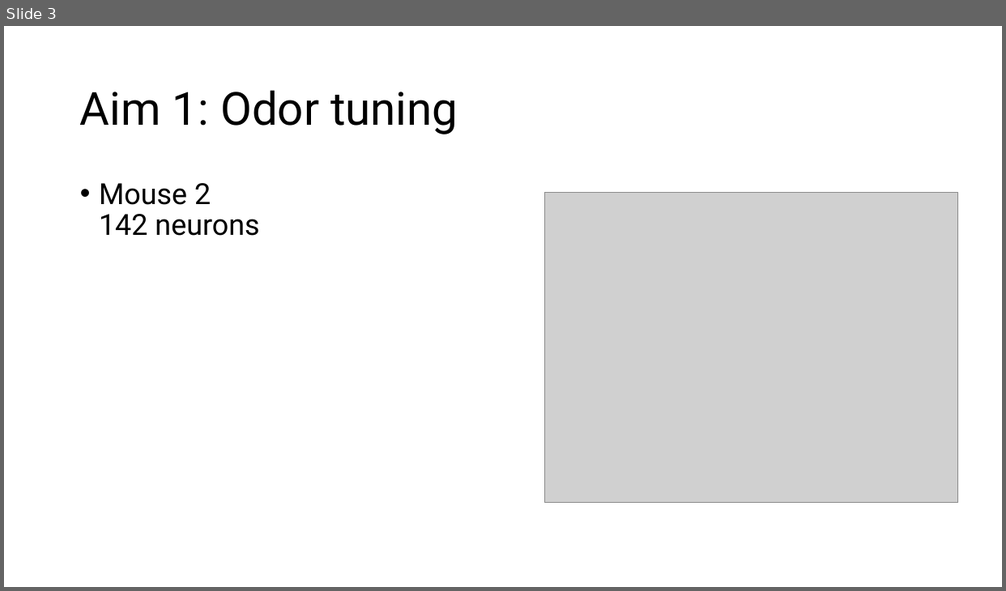
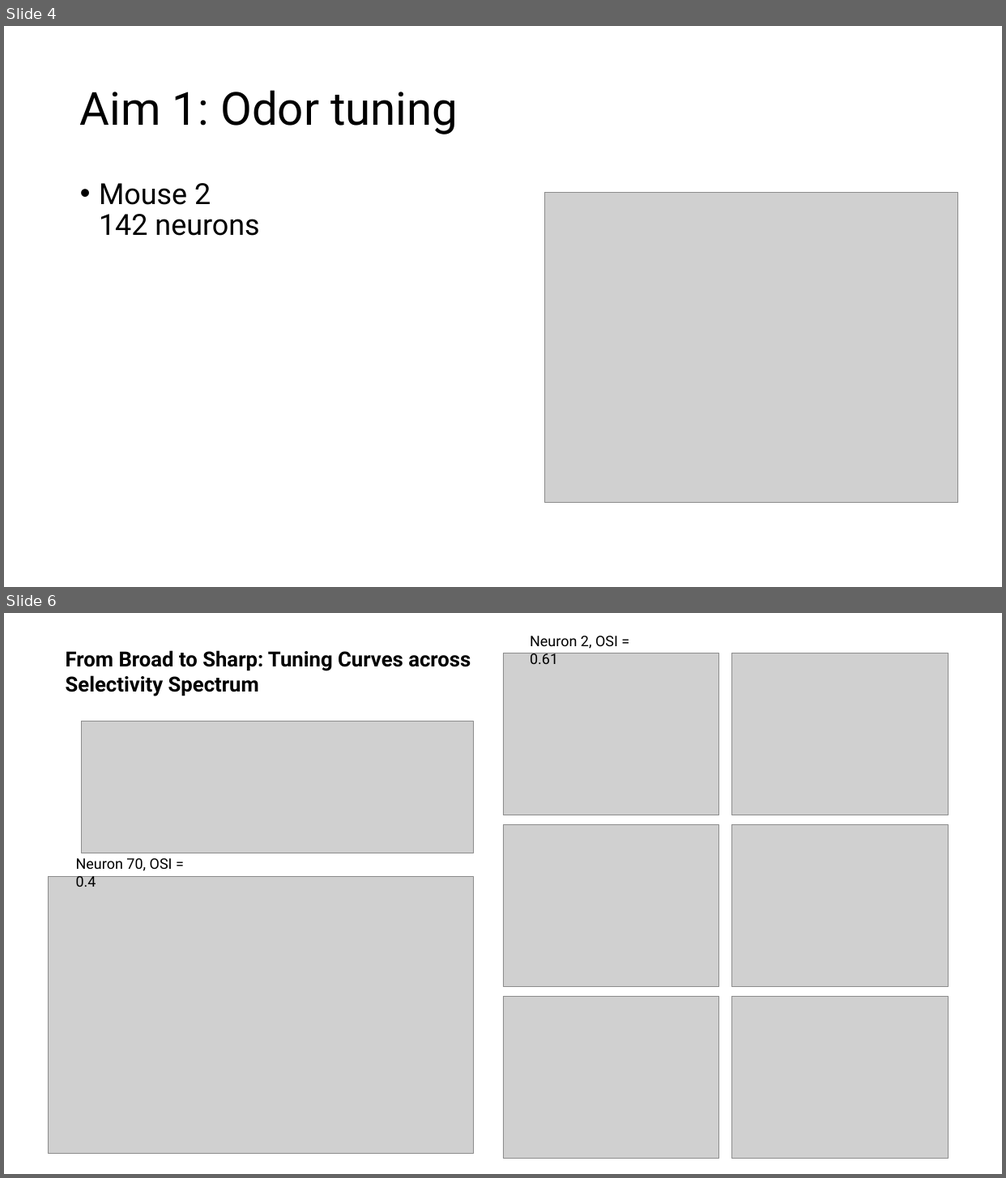
Before and after one commit to ChuehSY/NeuralSysTechProj, a slide deck: Presentation1.pptx. Shown one above the other, each under a label of ours: slide 3 before the commit, slides 4 and 6 after it; the slides between them are not shown. The pictures are 1006x591 and 1006x1178 pixels, drawn with LibreOffice and Linux fonts; fonts in the diff are those of the drawing; grey boxes stand for pictures. Boxes give left, top, right and bottom in pixels: in the first picture for what was removed or moved away, otherwise in the second. Text is boxed around its words. In the diff, an @@ line names an element or a change of style, - is before the commit and + after.

```diff
--- a/Presentation1.pptx
+++ b/Presentation1.pptx
@@ slide 6 added at <box>4,613,1002,1174</box>, background #FFFFFF @@
@@ text added at <box>530,636,618,664</box>, 14 pt, text #000000 @@
+Neuron 2, OSI = 0.61
@@ text added at <box>66,650,471,696</box>, 20 pt, text #000000, bold @@
+From Broad to Sharp: Tuning Curves across Selectivity Spectrum
@@ picture added at <box>503,653,720,815</box> @@
@@ picture added at <box>731,653,948,815</box> @@
@@ picture added at <box>81,722,473,854</box> @@
@@ picture added at <box>503,825,720,987</box> @@
@@ picture added at <box>731,825,948,987</box> @@
@@ picture added at <box>49,876,473,1153</box> @@
@@ text added at <box>76,858,172,887</box>, 14 pt, text #000000 @@
+Neuron 70, OSI = 0.4
@@ picture added at <box>503,996,720,1159</box> @@
@@ picture added at <box>731,996,948,1159</box> @@
@@ what was slide 3 is now slide 4 @@
```
Also in this commit, not shown: 1 slide changed, 8 other slides added, 1 slide removed, 1 other file.
